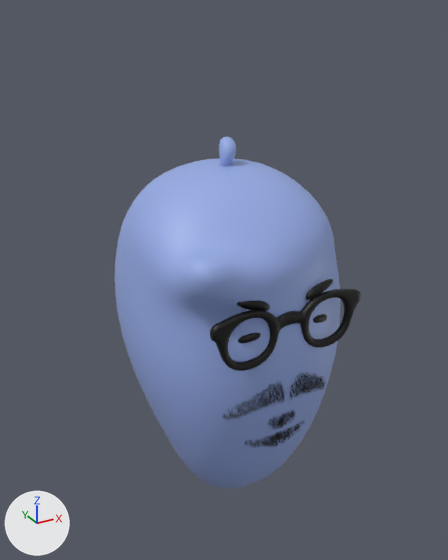
What one commit did to the Blender file Assets/Modele3D/Postacie/DUCH/DUCH.blend.
Rendered twice from a 50 mm camera at (-3.12, -5.91, 4.72) aimed at (0.19, 0.11, 1.71). Lighting does not change. The marker at lower left points along +X, +Y and +Z.
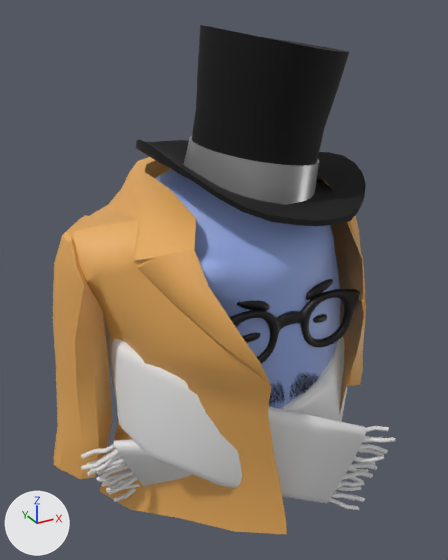
Changed parts and their boxes [x1, y1, x2, y2] in the pictures (448 x 560 px):
'Cube.001', added (orange)
    after: [53, 157, 366, 535]
'Cylinder', added (black)
    after: [136, 25, 366, 226]
    faces in mat_material_003 (black #000000): [136, 25, 366, 226]
    faces in mat_material_002 (grey #a8a8a8): [184, 136, 319, 205]
'Circle', added
    after: [81, 316, 395, 510]
'low', unchanged, covered by the edit
    before: [115, 158, 340, 489]
    after: [155, 169, 340, 408]
'Mesh', unchanged, covered by the edit
    before: [224, 372, 326, 448]
    after: [269, 372, 319, 406]

What changed in the scene script:
```text
Add mat_material_004:
    mat_material_004 = principled_material('Material.004')
    mat_material_004.base_color = (0.8, 0.408, 0.108)  # orange #e7ab5c
Add mat_material_002:
    mat_material_002 = principled_material('Material.002')
    mat_material_002.base_color = (0.39, 0.39, 0.39)  # grey #a8a8a8
    mat_material_002.metallic = 0.541
    mat_material_002.roughness = 0.362
Add mat_material_003:
    mat_material_003 = principled_material('Material.003')
    mat_material_003.base_color = (0.0, 0.0, 0.0)  # black #000000
    mat_material_003.roughness = 0.867
    mat_material_003.specular_ior_level = 0.472
Add me_cube_001:
    me_cube_001.from_pydata(...)  # 488 vertices, 462 faces, 2 loose edges; spans x -10.9..10.1, y -6.0..3.7, z -3.1..22.7
    me_cube_001.polygons.foreach_set('use_smooth', [True] * 462)
    me_cube_001.materials.append(mat_material_004)  # orange #e7ab5c
Add me_circle:
    me_circle.from_pydata(...)  # 1822 vertices, 1600 faces; spans x -1.5..2.9, y -5.3..15.5, z -2.9..0.9
Add me_cylinder:
    me_cylinder.from_pydata(...)  # 386 vertices, 384 faces; spans x -0.492..0.492, y -0.502..0.497, z 0.005..0.621
    me_cylinder.polygons.foreach_set('use_smooth', [True] * 384)
    # faces by material slot: [320, 64]
    me_cylinder.materials.append(mat_material_003)  # black #000000
    me_cylinder.materials.append(mat_material_002)  # grey #a8a8a8
Add ob_cube_001:
    ob_cube_001 = bpy.data.objects.new('Cube.001', me_cube_001)
    ob_cube_001.location = (0.24, 0.2, -0.27)
    ob_cube_001.scale = (0.213, 0.359, 0.15)
Add ob_circle:
    ob_circle = bpy.data.objects.new('Circle', me_circle)
    ob_circle.location = (0.09, 0.65, 1.04)
    ob_circle.rotation_euler = (-1.571, 0.0, -0.54)  # degrees (-90, 0, -31)
    ob_circle.scale = (0.772, 0.106, 0.772)
Add ob_cylinder:
    ob_cylinder = bpy.data.objects.new('Cylinder', me_cylinder)
    ob_cylinder.location = (0.21, -0.36, 2.93)
    ob_cylinder.rotation_euler = (0.0578, 0.157, 0.00717)  # degrees (3.3, 9, 0.4)
    ob_cylinder.scale = (2.46, 2.46, 2.46)
```
